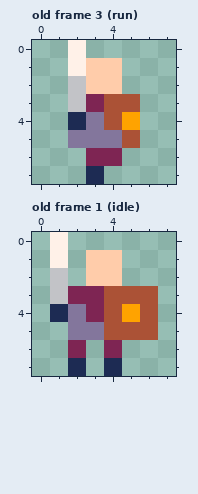
Pixel-art file -- prototype/knight_sheet.aseprite. That is the earlier state.
8x8 pixels, 7 frames. Shown: old frame 3 (run), old frame 1 (idle). The commit also changed other frames, which this record leaves out.
New version:
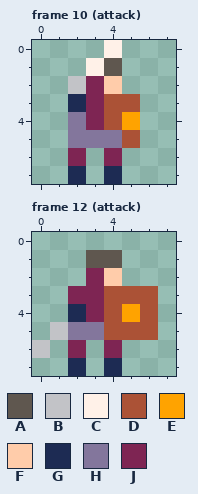
Palette (. is transparent): A #5f574f  B #c2c3c7  C #fff1e8  D #ab5236  E #ffa300  F #ffccaa  G #1d2b53  H #83769c  J #7e2553
A new or re-ordered frame is compared with the old frame closest to it.
Difference:
{"change": "frames 7 -> 13"}
{"where": "frame 10 (attack) is new; against old frame 3 (run)"}
{"frame":10,"y":0,"x":2,"old":"C","new":"."}
{"frame":10,"y":0,"x":4,"old":".","new":"C"}
{"frame":10,"y":1,"x":2,"old":"CFF","new":".CA"}
{"frame":10,"y":2,"x":3,"old":"F","new":"J"}
{"frame":10,"y":3,"x":2,"old":"B","new":"G"}
{"frame":10,"y":4,"x":2,"old":"GH","new":"HJ"}
{"frame":10,"y":6,"x":2,"old":".J","new":"J."}
{"frame":10,"y":7,"x":2,"old":".G.","new":"G.G"}
{"where": "frame 12 (attack) is new; against old frame 1 (idle)"}
{"frame":12,"y":0,"x":1,"old":"C","new":"."}
{"frame":12,"y":1,"x":1,"old":"C","new":"."}
{"frame":12,"y":1,"x":3,"old":"FF","new":"AA"}
{"frame":12,"y":2,"x":1,"old":"B","new":"."}
{"frame":12,"y":2,"x":3,"old":"F","new":"J"}
{"frame":12,"y":3,"x":1,"old":"B","new":"."}
{"frame":12,"y":4,"x":1,"old":"GH","new":".G"}
{"frame":12,"y":5,"x":1,"old":".","new":"B"}
{"frame":12,"y":6,"x":0,"old":".","new":"B"}
{"label":"changed","picture_box":[68,40,122,184]}
{"label":"changed","picture_box":[32,232,122,358]}
